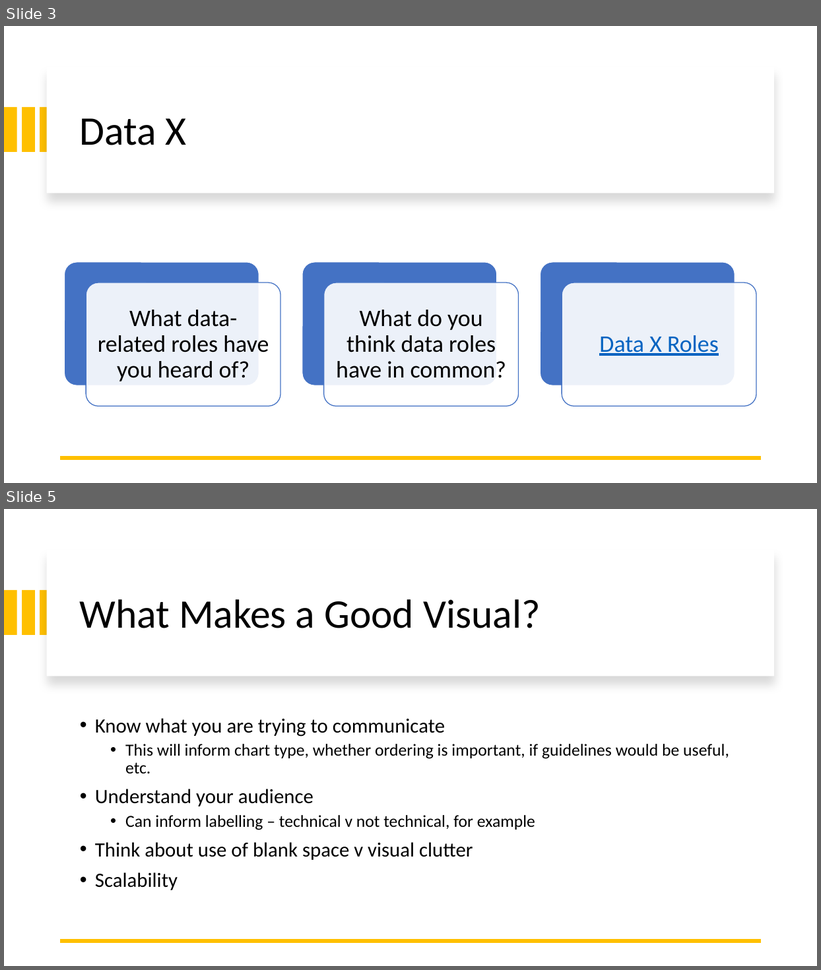
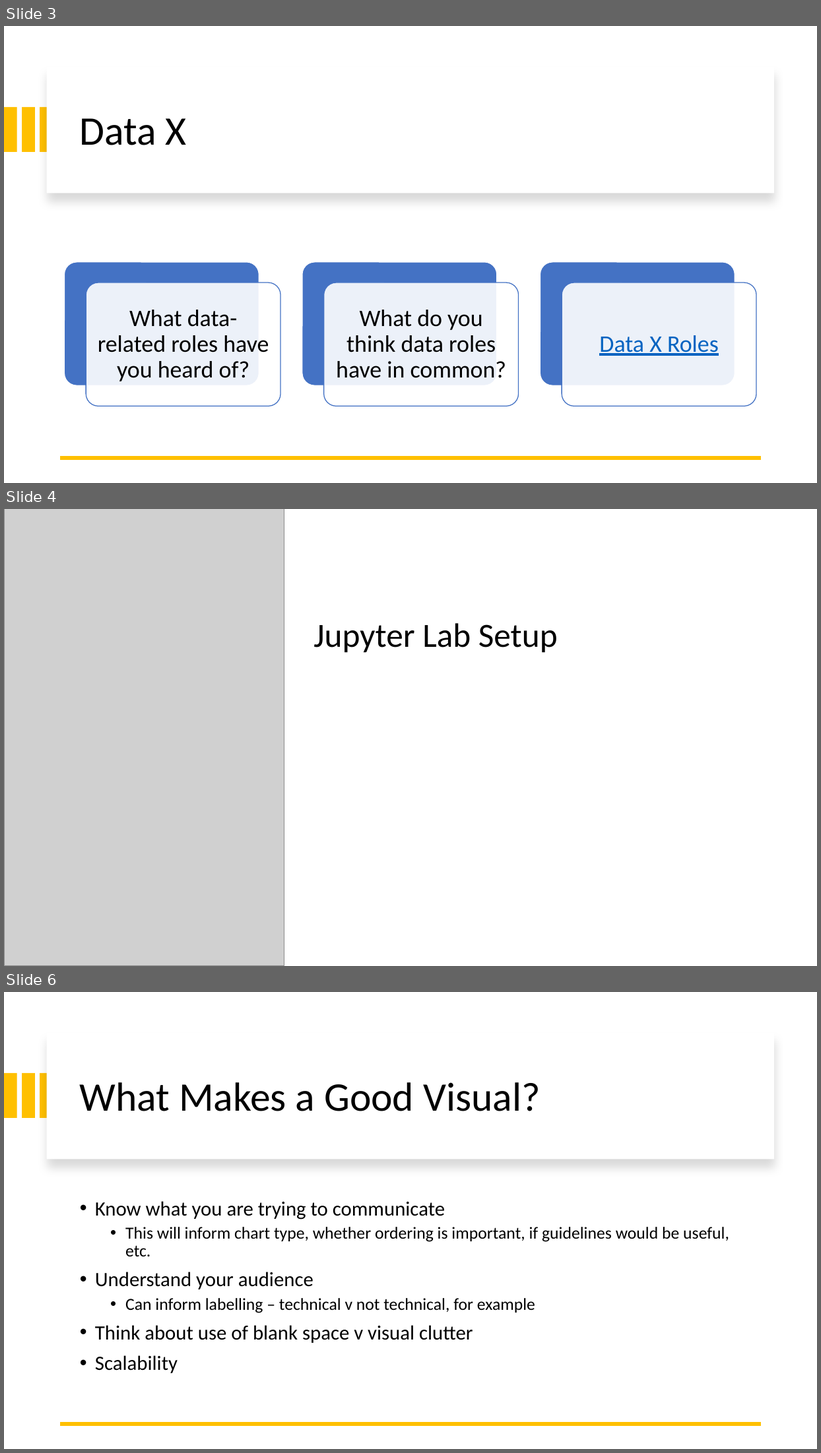
Before and after one commit to likeawednesday/TechCamp_DataViz, a slide deck: DVUP.pptx. Shown one above the other, each under a label of ours: slides 3 and 5 before the commit, slides 3, 4 and 6 after it; the slides between them are not shown. The pictures are 821x970 and 821x1453 pixels, drawn with LibreOffice and Linux fonts; fonts in the diff are those of the drawing; grey boxes stand for pictures. Boxes give left, top, right and bottom in pixels: in the first picture for what was removed or moved away, otherwise in the second. Text is boxed around its words. In the diff, an @@ line names an element or a change of style, - is before the commit and + after.

Commit message:
Update DVUP.pptx
add slide for JL setup, add library documentation

```diff
--- a/DVUP.pptx
+++ b/DVUP.pptx
@@ slide 4 added at [4, 509, 817, 966], background #FFFFFF @@
@@ picture added at [4, 509, 284, 966] @@
@@ title added at [314, 623, 558, 653], 40 pt, text #000000 @@
+Jupyter Lab Setup
@@ what was slide 5 is now slide 6 @@
```
Also in this commit, not shown: 2 slides changed.
